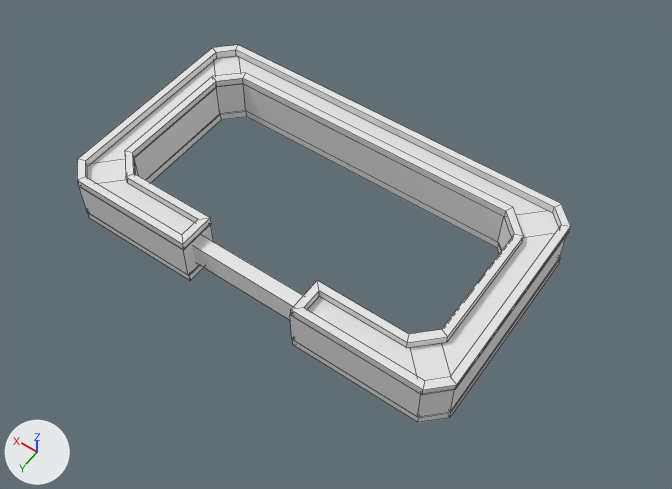
Two versions of the FBX model Assets/Structures/central.fbx, one commit apart.
Before and after are seen from a camera (50 mm lens) standing at (-22.03, 18.06, 20.1) and looking at (-12.84, 5.19, -0.13). The lights are fixed; the arrows at lower left show +X, +Y and +Z. Mesh edges are drawn as thin lines. Where no turn or scale is listed for an object, it has been applied to the vertices.

The first picture shows 'Cube.009_Cube.029', 'Cube.014_Cube.032', 'Cube.015_Cube.025', 'Cube_Cube.001'.
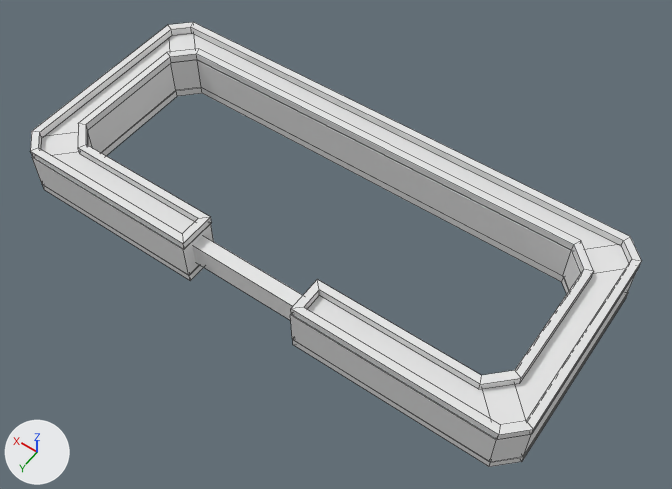
Where the newer file only moved an object's origin or applied its transform, the numbers keep the older frame.

Location of each change, (x1, y1, x2, y2) in pixels of the pictures (672 x 489 px; the box of a moved part takes in the faces that stretch with it):
```json
{"object": "Cube_Cube.001", "change": "reshaped, moved", "before": [78, 56, 566, 417], "after": [32, 33, 637, 462], "on screen": "24% wider, 19% taller"}
{"object": "Cube.009_Cube.029", "change": "reshaped, moved", "before": [77, 45, 571, 395], "after": [31, 22, 641, 440], "on screen": "23% wider, 19% taller"}
{"object": "Cube.014_Cube.032", "change": "reshaped, moved", "before": [88, 111, 561, 422], "after": [43, 87, 628, 467], "on screen": "24% wider, 22% taller"}
{"part": 1, "of": "me_cube_014_cube_032", "change": "moved or reshaped", "before": [418, 245, 561, 422], "after": [489, 278, 628, 467]}
{"part": 2, "of": "me_cube_014_cube_032", "change": "moved or reshaped", "before": [88, 213, 419, 422], "after": [43, 185, 491, 466]}
{"part": 3, "of": "me_cube_014_cube_032", "change": "moved or reshaped", "before": [146, 111, 498, 248], "after": [101, 87, 563, 282]}
{"part": 4, "of": "me_cube_009_cube_029", "change": "moved or reshaped", "before": [407, 204, 571, 395], "after": [479, 237, 641, 440]}
{"part": 5, "of": "me_cube_009_cube_029", "change": "moved or reshaped", "before": [77, 173, 424, 395], "after": [31, 144, 500, 439]}
{"part": 6, "of": "me_cube_009_cube_029", "change": "moved or reshaped", "before": [77, 45, 561, 217], "after": [31, 22, 630, 250]}
{"part": 7, "of": "me_cube_cube_001", "change": "moved or reshaped", "before": [410, 211, 566, 417], "after": [482, 244, 637, 462]}
{"part": 8, "of": "me_cube_cube_001", "change": "moved or reshaped", "before": [78, 180, 421, 417], "after": [32, 152, 496, 462]}
{"part": 9, "of": "me_cube_cube_001", "change": "moved or reshaped", "before": [78, 56, 547, 242], "after": [41, 33, 616, 276]}
```

The change, as JSON lines over the scene's bpy script:
```json
{"block": "me_cube_014_cube_032", "where": "me_cube_014_cube_032.from_pydata(...)  # 80 vertices, 80 faces; spans x -6.1..6.1, y -2.95..3.94, z -0.37..-0.13"}
{"block": "me_cube_014_cube_032", "where": "# used by ob_cube_014_cube_032; location = (-11.99, 4.39, 0.0)"}
{"block": "me_cube_014_cube_032", "change": "me_cube_014_cube_032 part 1: all 32 vertices in x -6.1..-4.47, y -2.95..3.94, z -0.37..-0.13 are moved by (-1.9, -0.28, 0.25)"}
{"block": "me_cube_014_cube_032", "change": "me_cube_014_cube_032 part 2: all 16 vertices in x -1.97..1.97, y 2.85..3.94, z -0.37..-0.13 are moved by (0.08, -0.28, 0.25)"}
{"block": "me_cube_014_cube_032", "change": "me_cube_014_cube_032 part 3: all 32 vertices in x 4.47..6.1, y -2.95..3.94, z -0.37..-0.13 are moved by (1.91, -0.28, 0.25)"}
{"block": "me_cube_cube_001", "where": "me_cube_cube_001.from_pydata(...)  # 40 vertices, 38 faces; spans x -6.07..6.13, y -2.95..3.94, z -0.13..0.99"}
{"block": "me_cube_cube_001", "where": "# used by ob_cube_cube_001; location = (-11.99, 4.39, 0.0)"}
{"block": "me_cube_cube_001", "change": "me_cube_cube_001 part 7: all 16 vertices in x -6.07..-4.43, y -2.95..3.94, z -0.13..0.99 are moved by (-1.93, -0.23, -0.43)"}
{"block": "me_cube_cube_001", "change": "me_cube_cube_001 part 8: all 8 vertices in x -1.71..1.77, y 2.85..3.94, z -0.13..0.99 are moved by (0.05, -0.23, -0.43)"}
{"block": "me_cube_cube_001", "change": "me_cube_cube_001 part 9: all 16 vertices in x 4.5..6.13, y -2.95..3.94, z -0.13..0.99 are moved by (1.88, -0.23, -0.43)"}
{"block": "me_cube_009_cube_029", "where": "me_cube_009_cube_029.from_pydata(...)  # 80 vertices, 80 faces; spans x -6.1..6.1, y -2.95..3.94, z 0.99..1.23"}
{"block": "me_cube_009_cube_029", "where": "# used by ob_cube_009_cube_029; location = (-11.99, 4.39, 0.0)"}
{"block": "me_cube_009_cube_029", "change": "me_cube_009_cube_029 part 4: all 32 vertices in x -6.1..-4.47, y -2.95..3.94, z 0.99..1.23 are moved by (-1.9, -0.28, -1.11)"}
{"block": "me_cube_009_cube_029", "change": "me_cube_009_cube_029 part 5: all 16 vertices in x -1.97..1.97, y 2.85..3.94, z 0.99..1.23 are moved by (0.08, -0.28, -1.11)"}
{"block": "me_cube_009_cube_029", "change": "me_cube_009_cube_029 part 6: all 32 vertices in x 4.47..6.1, y -2.95..3.94, z 0.99..1.23 are moved by (1.91, -0.28, -1.11)"}
{"op": "set", "path": "ob_cube_014_cube_032.location", "old": "(-11.99, 4.39, 0.0)", "new": "(-12.07, 4.67, -0.25)"}
{"op": "set", "path": "ob_cube_cube_001.location", "old": "(-11.99, 4.39, 0.0)", "new": "(-12.05, 4.62, 0.43)"}
{"op": "set", "path": "ob_cube_009_cube_029.location", "old": "(-11.99, 4.39, 0.0)", "new": "(-12.06, 4.64, 1.11)"}
```
